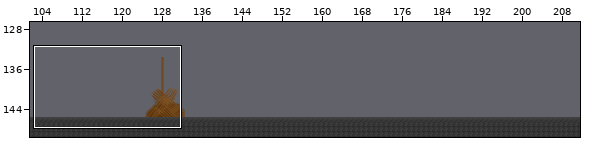
Two states of a Tiled map, witchcraft-android/assets/data/world/level1/level2.tmx. The picture above shows the old version from afar; the outline marks the close-up.
Close-up. Before:
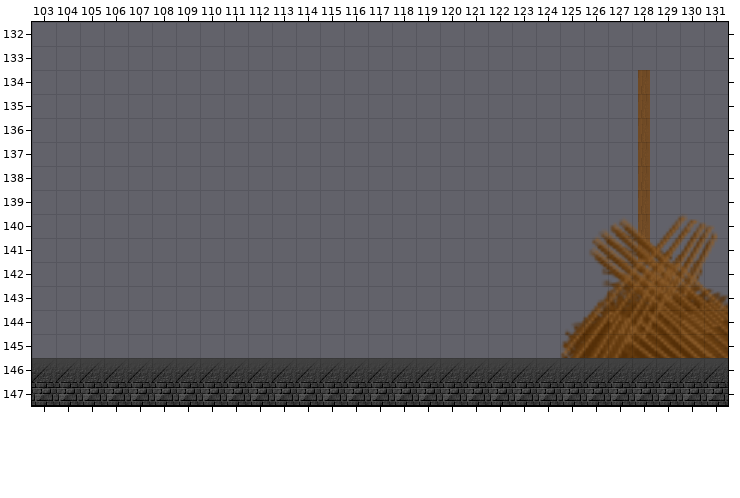
Cells are 32x32 px. Shown: x 103..131, y 132..147. The commit also changed other parts of the map, which this record leaves out.
After the commit:
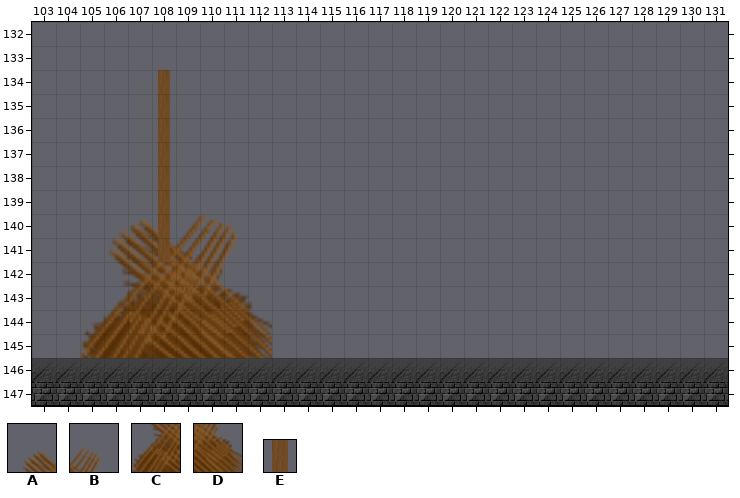
Key: from "tiles128": A 19, B 20, C 21, D 22; from "tiles32": E 15.
_ is an empty cell, . an unchanged one.
The edit:
--- layer "background"
@@ x 128..128 @@
-134 E
-135 E
-136 E
-137 E
-138 E
-139 E
-140 E
-141 E
+134 _
+135 _
+136 _
+137 _
+138 _
+139 _
+140 _
+141 _
--- layer "back128"
@@ x 105..129 @@
-141 _..._...............A...B
+141 A...B..............._..._
@@ x 105..129 @@
-145 _..._...............C...D
+145 C...D..............._..._
--- layer "uninteractable"
@@ x 108..108 @@
-134 _
-135 _
-136 _
-137 _
-138 _
-139 _
-140 _
-141 _
+134 E
+135 E
+136 E
+137 E
+138 E
+139 E
+140 E
+141 E
